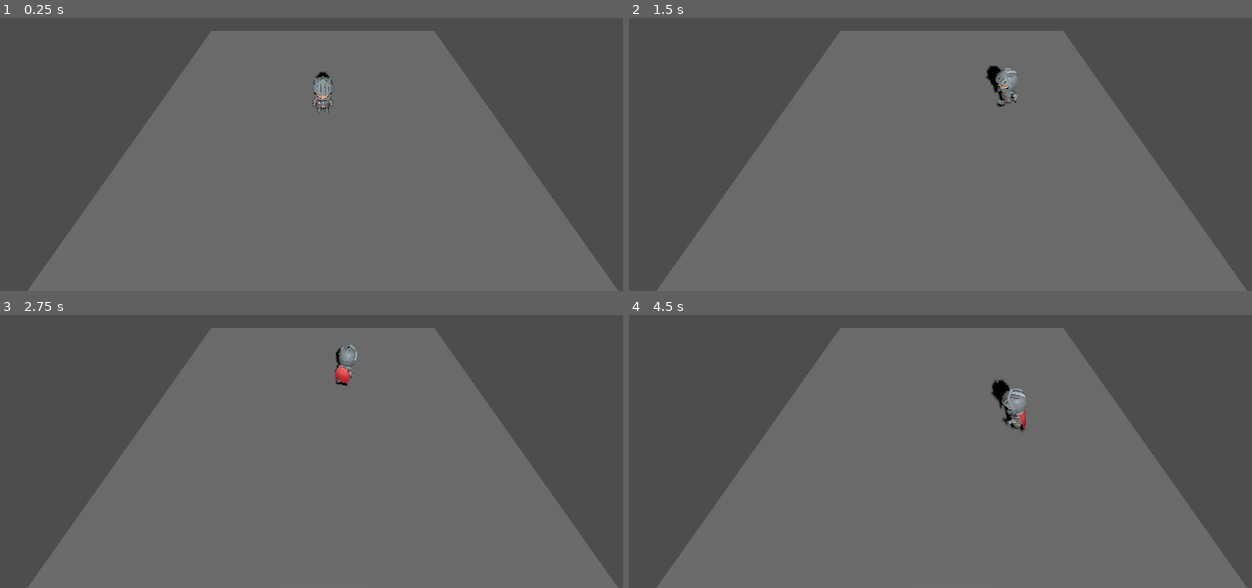
Above: before the commit, frames 1-4 (two rows, left to right).
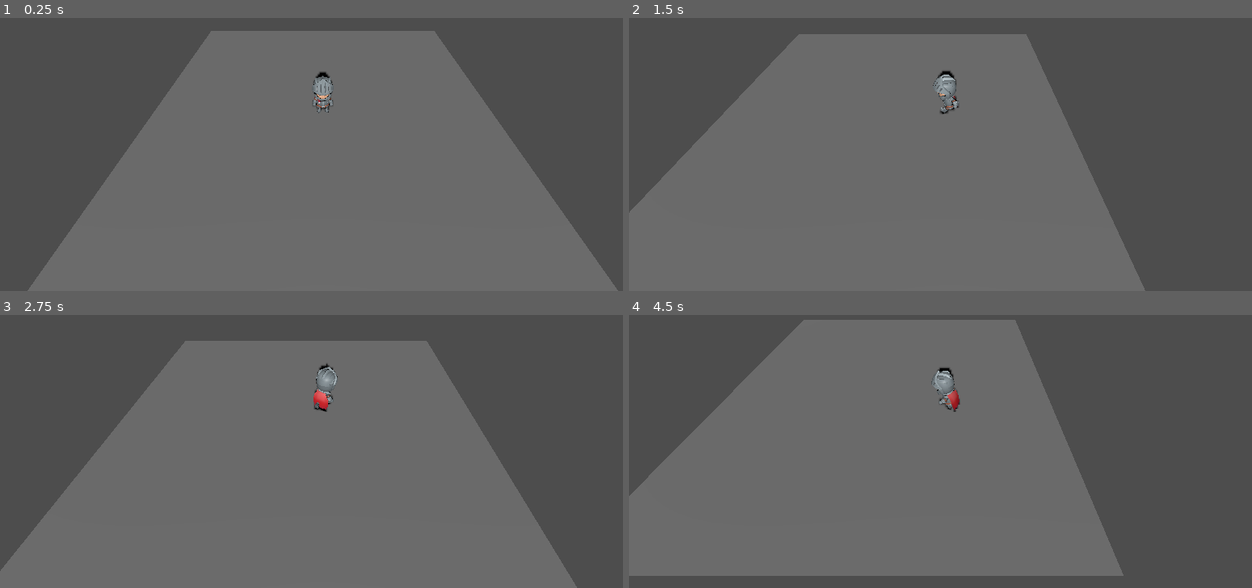
Above: after the commit, the same moments.

Repository: zabbat/godot_small_frog_game
Game: Godot game, scene res://scenes/main.tscn
Two runs of this game, one before a commit and one after it. Both use one fixed random seed, a clock stepped at 60 frames per second and the inputs below.
Inputs (mouse positions are in pixels of both pictures, inside the frame that each line leads up to):
- Up to frame 1 (0.25 s): no input
- Up to frame 2 (1.5 s): move the mouse to (1096, 91) at 0.52 s; click (1096, 91) at 0.67 s; move the mouse to (822, 127) at 1.27 s; click (822, 127) at 1.42 s
- Up to frame 3 (2.75 s): move the mouse to (386, 325) at 2.02 s; click (386, 325) at 2.17 s
- Up to frame 4 (4.5 s): move the mouse to (921, 478) at 2.77 s; click (921, 478) at 2.92 s; move the mouse to (1146, 462) at 3.52 s; click (1146, 462) at 3.67 s; move the mouse to (759, 353) at 4.27 s; click (759, 353) at 4.42 s

The runs differ from the first frame. In frame 1, less than 0.1% of the frame differs, in the area x 5-98%, y 5-96%; in frame 2, 21%; in frame 3, 11%; in frame 4, 27%, in the area x 0-100%, y 1-100%.

Commit message:
Add follow camera with mouse wheel zoom
Camera follows the player while maintaining 45-degree angle.
Mouse wheel zooms in/out with min/max distance caps (5-20 units).

Co-Authored-By: Claude Opus 4.6 <noreply@anthropic.com>

Diff:
--- a/scenes/main.tscn
+++ b/scenes/main.tscn
@@ -2,6 +2,7 @@
 
 [ext_resource type="Script" path="res://scripts/player.gd" id="1_player"]
 [ext_resource type="PackedScene" path="res://assets/models/characters/Knight.glb" id="2_knight"]
+[ext_resource type="Script" path="res://scripts/camera_follow.gd" id="3_camera"]
 
 [sub_resource type="PlaneMesh" id="PlaneMesh_ground"]
 size = Vector2(20, 20)
@@ -16,6 +17,7 @@
 
 [node name="Camera3D" type="Camera3D" parent="."]
 transform = Transform3D(1, 0, 0, 0, 0.707107, 0.707107, 0, -0.707107, 0.707107, 0, 10, 10)
+script = ExtResource("3_camera")
 
 [node name="DirectionalLight3D" type="DirectionalLight3D" parent="."]
 transform = Transform3D(1, 0, 0, 0, 0.866025, 0.5, 0, -0.5, 0.866025, 0, 8, 4)
--- /dev/null
+++ b/scripts/camera_follow.gd
@@ -0,0 +1,23 @@
+extends Camera3D
+
+const ZOOM_SPEED := 1.0
+const ZOOM_MIN := 5.0
+const ZOOM_MAX := 20.0
+# Vector3(0, 1, 1).normalized()
+const OFFSET_DIRECTION := Vector3(0, 0.707107, 0.707107)
+
+var _zoom_distance := 14.14  # Default: length of Vector3(0, 10, 10)
+
+@onready var _player: Node3D = get_parent().get_node("Player")
+
+
+func _input(event: InputEvent) -> void:
+	if event is InputEventMouseButton and event.pressed:
+		if event.button_index == MOUSE_BUTTON_WHEEL_UP:
+			_zoom_distance = max(_zoom_distance - ZOOM_SPEED, ZOOM_MIN)
+		elif event.button_index == MOUSE_BUTTON_WHEEL_DOWN:
+			_zoom_distance = min(_zoom_distance + ZOOM_SPEED, ZOOM_MAX)
+
+
+func _physics_process(_delta: float) -> void:
+	global_position = _player.global_position + OFFSET_DIRECTION * _zoom_distance
Not shown, added: scripts/camera_follow.gd.uid
